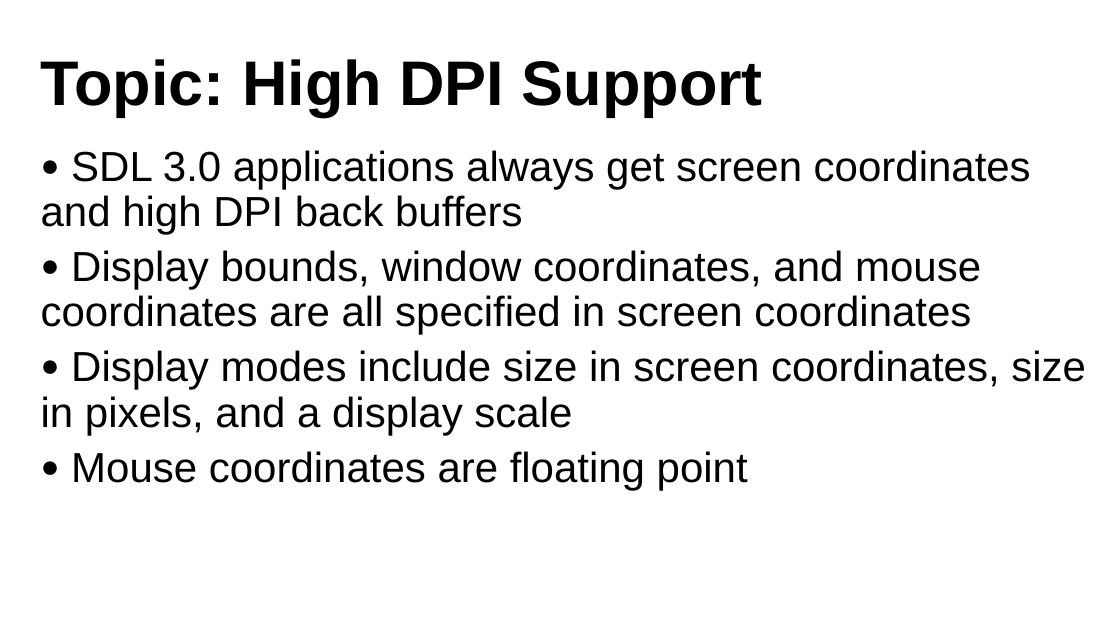
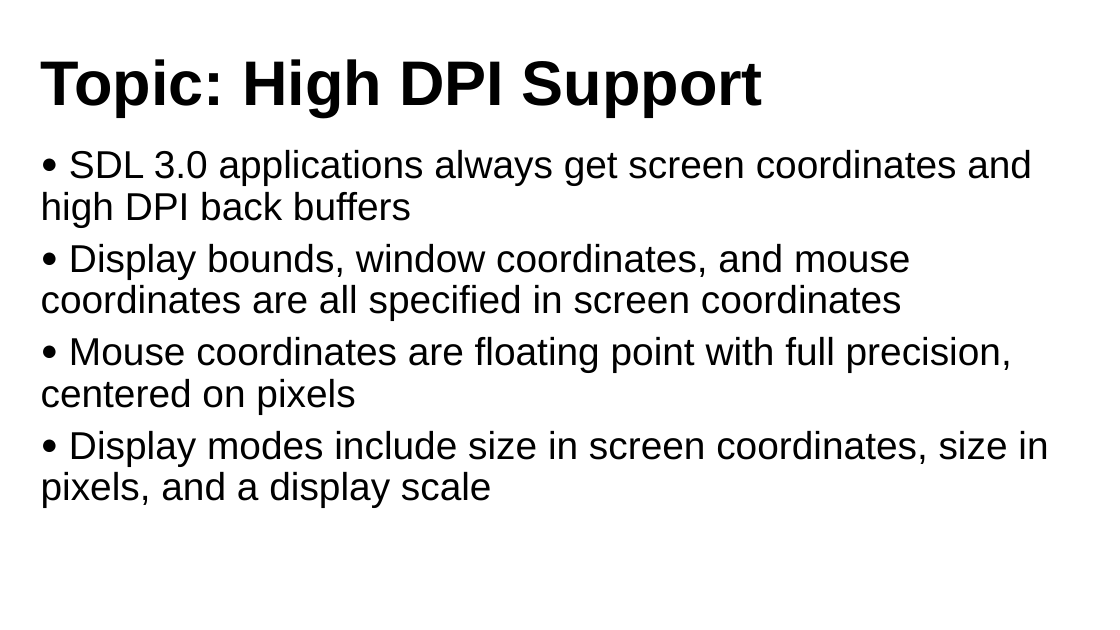
Before and after one commit to libsdl-org/sdlweb, a slide deck: slide 28 of gdc2023/GDC23_Presentation_SDL.pptx (slide 27 before the commit). Drawn at 1120x630 pixels with LibreOffice and Linux fonts; fonts in the diff are those of the drawing; background and template pictures are left out. Boxes give left, top, right and bottom in pixels: in the first picture for what was removed or moved away, otherwise in the second. Text is boxed around its words. In the diff, an @@ line names an element or a change of style, - is before the commit and + after.

```diff
--- a/gdc2023/GDC23_Presentation_SDL.pptx
+++ b/gdc2023/GDC23_Presentation_SDL.pptx
@@ text at bbox=[41, 150, 1048, 508]: size 48 to 44.4 pt in "SDL 3.0 applications always get screen coordinates ...", "Display bounds, window coordinates, and mouse coordinates ...", "Display modes include size in screen coordinates, ..." @@
@@ text at bbox=[41, 337, 1012, 414]: paragraph added @@
+● Mouse coordinates are floating point with full precision, centered on pixels
@@ text at bbox=[71, 451, 748, 490]: paragraph removed @@
-● Mouse coordinates are floating point
```
Also in this commit, not shown: 7 other slides changed, 3 slides added, 3 slides removed.
